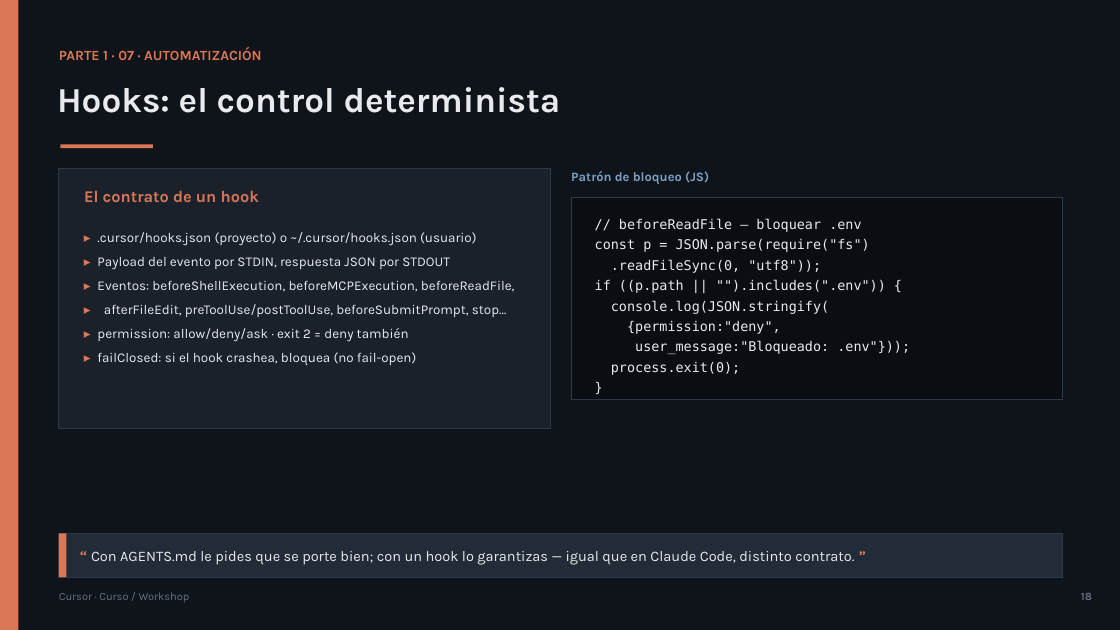
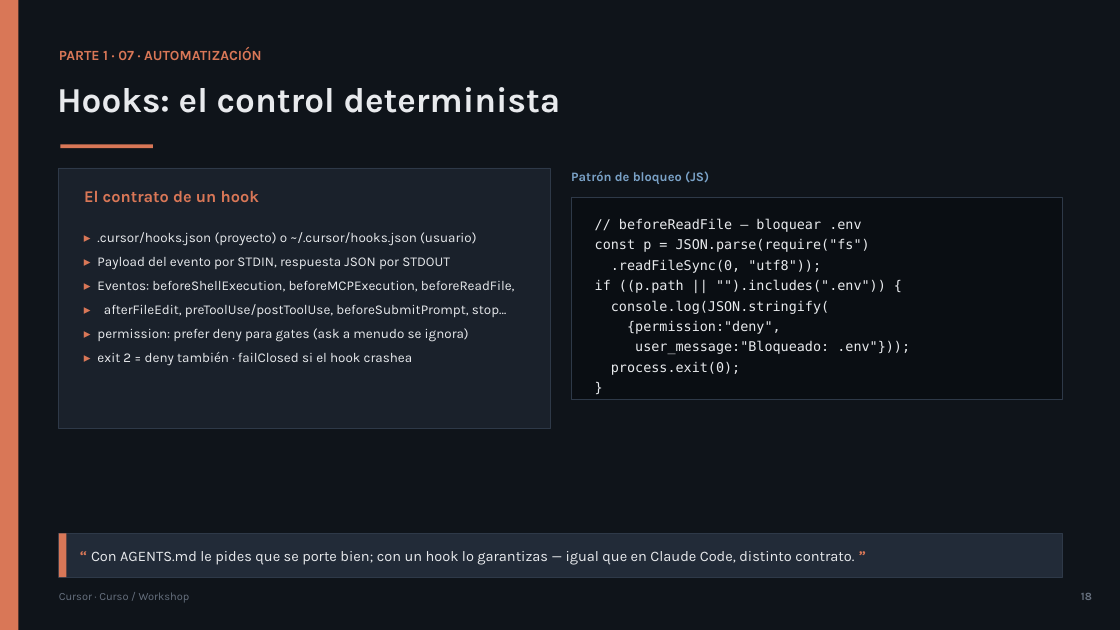
Before and after one commit to olonok69/cursor_code_ml_engineer, a slide deck: slide 18 of presentacion/Cursor_Presentacion.pptx. Drawn at 1120x630 pixels with LibreOffice and Linux fonts; fonts in the diff are those of the drawing. Boxes give left, top, right and bottom in pixels: in the first picture for what was removed or moved away, otherwise in the second. Text is boxed around its words. In the diff, an @@ line names an element or a change of style, - is before the commit and + after.

```diff
--- a/presentacion/Cursor_Presentacion.pptx
+++ b/presentacion/Cursor_Presentacion.pptx
@@ text at <box>97,328,469,365</box>: text changed @@
-▸ permission: allow/deny/ask · exit 2 = deny también
-▸ failClosed: si el hook crashea, bloquea (no fail-open)
+▸ permission: prefer deny para gates (ask a menudo se ignora)
+▸ exit 2 = deny también · failClosed si el hook crashea
```
Also in this commit, not shown: 4 other slides changed, 24 other files.
